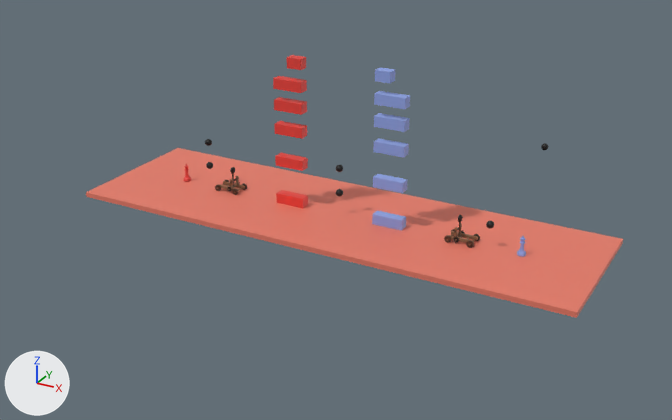
The glTF model public/assets/level1.glb, before and after one commit.
The view is the same before and after, from a 50 mm lens placed at (77.9, -142.9, 72.2), pointed at (1.7, -4.4, 2.9). Arrows for +X, +Y and +Z are at lower left; the lights stay in place. The first picture is the older version. Objects named as collision shapes, trigger or cutter boxes, shadow casters or lower levels of detail are left out. Where no turn or scale is listed for an object, it has been applied to the vertices.

The older version as bpy lines, for what is in view:
```python
me_plane = bpy.data.meshes.new('Plane')
me_plane.from_pydata(...)  # a box spanning x -50.0..50.0, y -15.0..15.0, z -1.0..0.0
me_plane.materials.append(mat_groundcolour)  # red #e77b67
me_sphere_003 = bpy.data.meshes.new('Sphere.003')
me_sphere_003.from_pydata(...)  # a UV sphere (32 segments, 16 rings, poles along z) spanning x -0.7..0.7, y -0.7..0.7, z -0.7..0.7
me_sphere_003.materials.append(mat_missile)  # black #000000
ob_missile_colvis_005 = bpy.data.objects.new('missile-ColVis.005', me_sphere_003)
ob_missile_colvis_005.location = (30.0, 30.0, 9.4)
ob_plane_colvis = bpy.data.objects.new('Plane-ColVis', me_plane)
ob_plane_colvis.parent = ob_ground
ob_plane_colvis.location = (0.0, 0.0, 0.0)
```
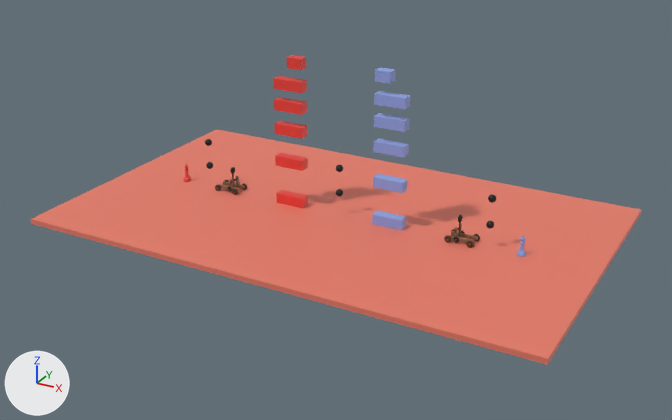
Pixel boxes [x1, y1, x2, y2] of what changed, in the pictures (672 x 420 px):
'Plane-ColVis', rescaled (14% wider, 39% taller): before [86, 148, 623, 318]; after [31, 129, 641, 365]
'missile-ColVis.005', moved: before [541, 143, 548, 150]; after [488, 194, 496, 203]

What the commit changed:
Object 'Plane-ColVis' (ob_plane_colvis) is rescaled from (1.0, 1.0, 1.0) to (1.0, 2.0, 1.0).
Object 'missile-ColVis.005' (ob_missile_colvis_005) moves from (30.0, 30.0, 9.4) to (30.0, 0.0, 9.4).
